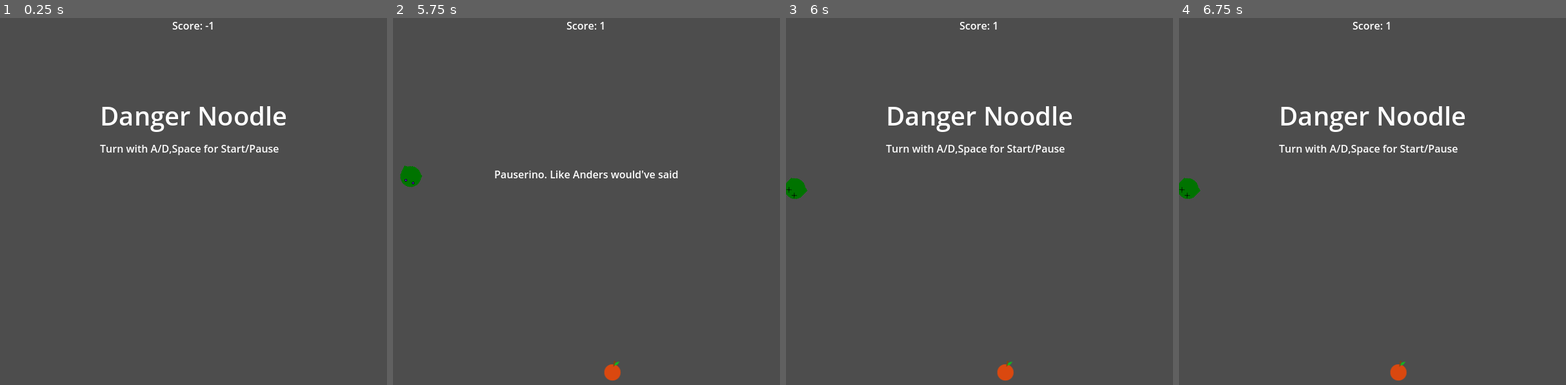
Above: before the commit, frames 1-4 (left to right).
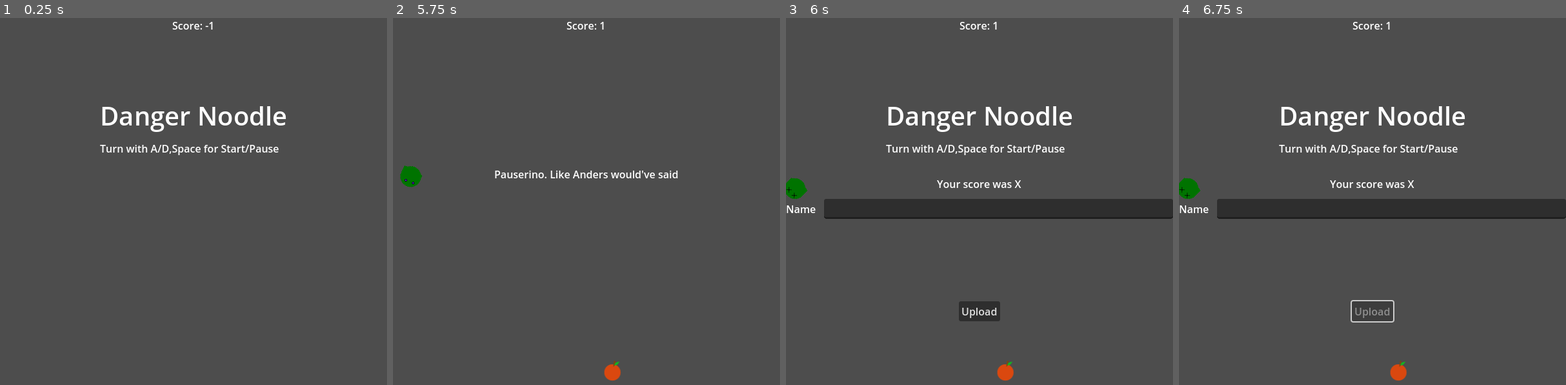
Above: after the commit, the same moments.

Repository: RichoDemus/godot-snake
Game: Godot game, scene res://main_scene.tscn
The game is run twice, just before and just after one commit, with the same random seed, the same clock (stepped at 60 frames per second) and the same inputs.
Inputs (mouse positions are in pixels of both pictures, inside the frame that each line leads up to):
- Up to frame 1 (0.25 s): no input
- Up to frame 2 (5.75 s): tap Enter at 0.5 s; hold D (move_right) 0.53-1.28 s; tap Space (start) at 0.6, 1.35, 2, 2.1, 2.75, 2.85, 3.5, 3.6, 4.25, 4.35, 5, 5.1 s; hold A (move_left) 1.28-2.03 s; hold D (move_right) 2.03-3.53 s; hold A (move_left) from 3.53 s (still down)
- Up to frame 3 (6 s): release A (move_left) at 5.78 s; hold D (move_right) from 5.78 s (still down); tap Space (start) at 5.85 s
- Up to frame 4 (6.75 s): release D (move_right) at 6.5 s; click (1372, 311) at 6.5 s, where only the run after the commit has a clickable "Upload"

Frames 1-2 are identical in both runs. In frame 3, 5.7% of the frame differs, in the area x 0-100%, y 44-83%; in frame 4, 5.4%.

Commit message:
Upload highscore

Diff:
--- a/game/game_manager.gd
+++ b/game/game_manager.gd
@@ -21,8 +21,14 @@
 	running = true
 
 func stop_game() -> void:
+
 	running = false
 	pass
+
+func upload_score(name:String, score:int) -> void:
+	var json = JSON.stringify({"name":name,"score":  score})
+	var headers = ["Content-Type: application/json"]
+	$HTTPRequest.request("https://snake.richodemus.com", headers, HTTPClient.METHOD_POST, json)
 
 # Called every frame. 'delta' is the elapsed time since the previous frame.
 func _process(delta: float) -> void:
--- a/game/game_manager.tscn
+++ b/game/game_manager.tscn
@@ -9,4 +9,6 @@
 apple_scene = ExtResource("2_xtpsj")
 head_scene = ExtResource("3_qe6bg")
 
+[node name="HTTPRequest" type="HTTPRequest" parent="."]
+
 [connection signal="on_apple_eaten" from="." to="." method="spawn_apple"]
--- a/game/project.godot
+++ b/game/project.godot
@@ -44,6 +44,10 @@
 , Object(InputEventKey,"resource_local_to_scene":false,"resource_name":"","device":-1,"window_id":0,"alt_pressed":false,"shift_pressed":false,"ctrl_pressed":false,"meta_pressed":false,"pressed":false,"keycode":0,"physical_keycode":80,"key_label":0,"unicode":112,"echo":false,"script":null)
 ]
 }
+upload_score={
+"deadzone": 0.5,
+"events": []
+}
 
 [input_devices]
 
--- a/game/ui.gd
+++ b/game/ui.gd
@@ -3,6 +3,9 @@
 @export var score_label: Label
 @export var pause_label: Label
 @export var main_menu: Container
+@export var score_upload: Container
+@export var username: LineEdit
+@export var upload_button: Button
 
 var score:int = 0
 
@@ -13,7 +16,16 @@
 func reset_score() -> void:
 	score = 0
 	score_label.text = "Score: " + str(score)
+	upload_button.disabled = false
 
 func _process(delta: float) -> void:
 	pause_label.visible = GameManager.paused
 	main_menu.visible = !GameManager.running
+	score_upload.visible = !GameManager.running && score > 0
+
+
+func _on_upload_score_button_pressed() -> void:
+	var usr = username.text
+	username.text = ""
+	GameManager.upload_score(usr, score)
+	upload_button.disabled = true
--- a/game/ui.tscn
+++ b/game/ui.tscn
@@ -2,11 +2,14 @@
 
 [ext_resource type="Script" path="res://ui.gd" id="1_bs6vk"]
 
-[node name="UI" type="CanvasLayer" node_paths=PackedStringArray("score_label", "pause_label", "main_menu")]
+[node name="UI" type="CanvasLayer" node_paths=PackedStringArray("score_label", "pause_label", "main_menu", "score_upload", "username", "upload_button")]
 script = ExtResource("1_bs6vk")
 score_label = NodePath("Control/LabelContainer/Label")
 pause_label = NodePath("Control/CenterContainer/PauseLabel")
 main_menu = NodePath("MainMenuContainer")
+score_upload = NodePath("ScoreUploadContainer")
+username = NodePath("ScoreUploadContainer/VSplitContainer/HSplitContainer/UsernameInput")
+upload_button = NodePath("ScoreUploadContainer/VSplitContainer/CenterContainer/UploadScoreButton")
 
 [node name="Control" type="Control" parent="."]
 layout_mode = 3
@@ -57,3 +60,37 @@
 [node name="Label" type="Label" parent="MainMenuContainer/VSplitContainer"]
 layout_mode = 2
 text = "Turn with A/D,Space for Start/Pause"
+
+[node name="ScoreUploadContainer" type="VSplitContainer" parent="."]
+offset_top = 258.0
+offset_right = 600.0
+offset_bottom = 600.0
+
+[node name="CenterContainer" type="CenterContainer" parent="ScoreUploadContainer"]
+layout_mode = 2
+
+[node name="YourScoreLabel" type="Label" parent="ScoreUploadContainer/CenterContainer"]
+layout_mode = 2
+text = "Your score was X"
+
+[node name="VSplitContainer" type="VSplitContainer" parent="ScoreUploadContainer"]
+layout_mode = 2
+
+[node name="HSplitContainer" type="HSplitContainer" parent="ScoreUploadContainer/VSplitContainer"]
+layout_mode = 2
+
+[node name="UsernameLabel" type="Label" parent="ScoreUploadContainer/VSplitContainer/HSplitContainer"]
+layout_mode = 2
+text = "Name"
+
+[node name="UsernameInput" type="LineEdit" parent="ScoreUploadContainer/VSplitContainer/HSplitContainer"]
+layout_mode = 2
+
+[node name="CenterContainer" type="CenterContainer" parent="ScoreUploadContainer/VSplitContainer"]
+layout_mode = 2
+
+[node name="UploadScoreButton" type="Button" parent="ScoreUploadContainer/VSplitContainer/CenterContainer"]
+layout_mode = 2
+text = "Upload"
+
+[connection signal="pressed" from="ScoreUploadContainer/VSplitContainer/CenterContainer/UploadScoreButton" to="." method="_on_upload_score_button_pressed"]
